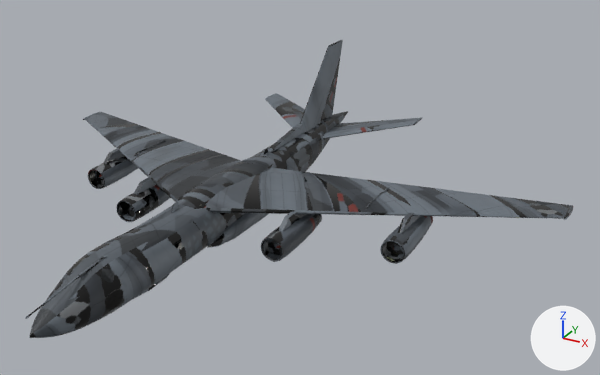
Two versions of the FBX model assets/roblox-upload/heavy-bomber/heavy-bomber.fbx, one commit apart.
Before and after are seen from a 50 mm camera at (0.509, -0.746, 0.364) aimed at (0.081, 0.032, -0.025). The axes (+X, +Y, +Z) are drawn at lower right. The lights are the same throughout. The first picture is the older version. Where no turn or scale is listed for an object, it has been applied to the vertices. Vertices at exactly the same position are counted once.

The first picture shows 'Body'.
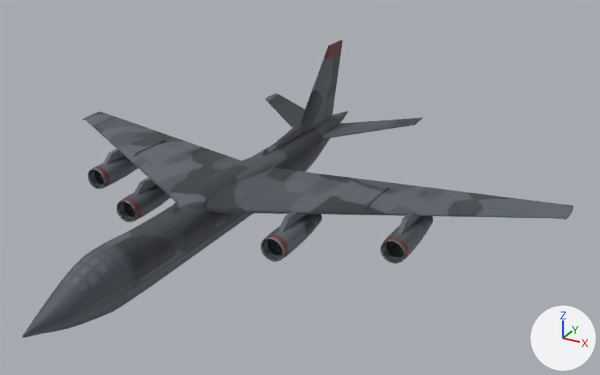
Where the change shows, as pixel boxes (x1, y1, x2, y2) in the pictures (600 x 375 px; the box of a moved part takes in the faces that stretch with it):
'Body', reshaped: before (25, 40, 573, 338); after (22, 40, 573, 338)
part 1 of me_body_mesh, deleted: before (25, 213, 269, 319)
part 2 of me_body_mesh, moved or reshaped: before (29, 244, 126, 338); after (22, 245, 125, 338)
part 3 of me_body_mesh, surface changed: before (37, 40, 573, 319); after (41, 40, 573, 327)

The edits, one by one:
me_body_mesh is used by ob_body; location (0.0, 0.0, 0.0).
me_body_mesh had 4945 vertices, 9336 faces and spanned x -0.364..0.364, y -0.324..0.324, z -0.083..0.083.
me_body_mesh now has 4597 vertices, 8676 faces and spans x -0.364..0.364, y -0.324..0.324, z -0.083..0.083.
me_body_mesh part 1: 9 loose pieces with 374 vertices, spanning x -0.032..0.032, y -0.324..0.148, z -0.083..-0.013, are deleted.
me_body_mesh part 2: 108 vertices moved from x -0.025..0.025, y -0.302..-0.227, z -0.074..-0.018 to x -0.024..0.024, y -0.299..-0.227, z -0.075..-0.019; 183 vertices removed from x -0.025..0.025, y -0.317..-0.217, z -0.076..-0.018; 209 vertices added at x -0.024..0.024, y -0.324..-0.217, z -0.075..-0.018.
me_body_mesh part 3: 8152 kept faces spanning x -0.364..0.364, y -0.299..0.324, z -0.083..0.083 get new texture (UV) coordinates.
